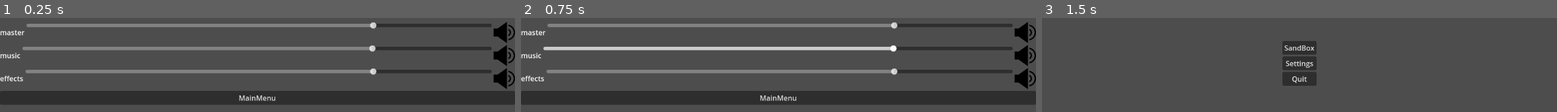
Above: before the commit, frames 1-3 (left to right).
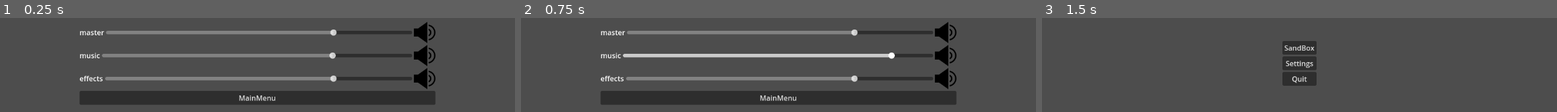
Above: after the commit, the same moments.

Repository: SytonK/settings-and-menus
Game: Godot game, scene res://src/UI/menus/settings/settings_menu.tscn
Same seed, same stepped clock (60 frames per second), same inputs: the game is played once before the commit and once after it. This scene is started directly instead of the project's main scene. The engine's default icon, where the game draws it, is replaced by a stand-in: a white triangle on a blue panel in a dark square.
Inputs (mouse positions are in pixels of both pictures, inside the frame that each line leads up to):
- Up to frame 1 (0.25 s): no input
- Up to frame 2 (0.75 s): tap Enter at 0.5 s; move the mouse to (891, 49) at 0.52 s; hold 1 (example1) from 0.53 s (still down); click (891, 49) at 0.67 s
- Up to frame 3 (1.5 s): release 1 (example1) at 1.25 s; click "MainMenu" at 1.25 s

The runs differ from the first frame. In frame 1, 24% of the frame differs, in the area x 0-100%, y 4-92%; in frame 2, 24%; in frame 3, nothing differs.

Commit message:
audio menu ui

Diff:
--- a/src/UI/menus/settings/audio/audio_menu.tscn
+++ b/src/UI/menus/settings/audio/audio_menu.tscn
@@ -14,12 +14,15 @@
 
 [node name="VBoxContainer" type="VBoxContainer" parent="."]
 layout_mode = 1
-anchors_preset = 14
+anchors_preset = 8
+anchor_left = 0.5
 anchor_top = 0.5
-anchor_right = 1.0
+anchor_right = 0.5
 anchor_bottom = 0.5
-offset_top = -93.5
-offset_bottom = 93.5
+offset_left = -398.0
+offset_top = -93.0
+offset_right = 398.0
+offset_bottom = 94.0
 grow_horizontal = 2
 grow_vertical = 2
 
@@ -34,6 +37,7 @@
 [node name="MasterAudioSlider" type="HSlider" parent="VBoxContainer/MasterHBox"]
 layout_mode = 2
 size_flags_horizontal = 3
+size_flags_vertical = 1
 min_value = -30.0
 max_value = 10.0
 script = ExtResource("1_sbixn")
@@ -54,6 +58,7 @@
 [node name="MusicAudioSlider" type="HSlider" parent="VBoxContainer/MusicHBox"]
 layout_mode = 2
 size_flags_horizontal = 3
+size_flags_vertical = 1
 min_value = -30.0
 max_value = 10.0
 script = ExtResource("1_sbixn")
@@ -75,6 +80,7 @@
 [node name="SFXAudioSlider" type="HSlider" parent="VBoxContainer/SFXHBox"]
 layout_mode = 2
 size_flags_horizontal = 3
+size_flags_vertical = 1
 min_value = -30.0
 max_value = 10.0
 script = ExtResource("1_sbixn")
